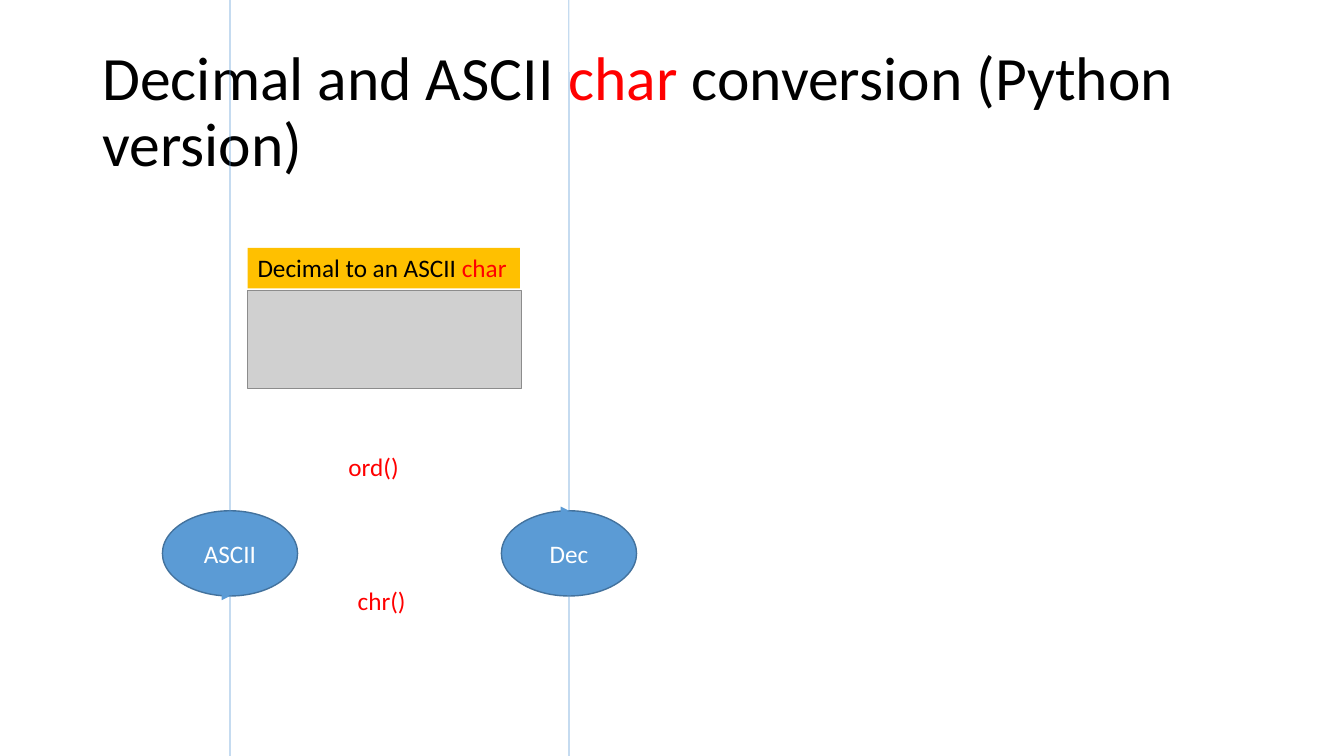
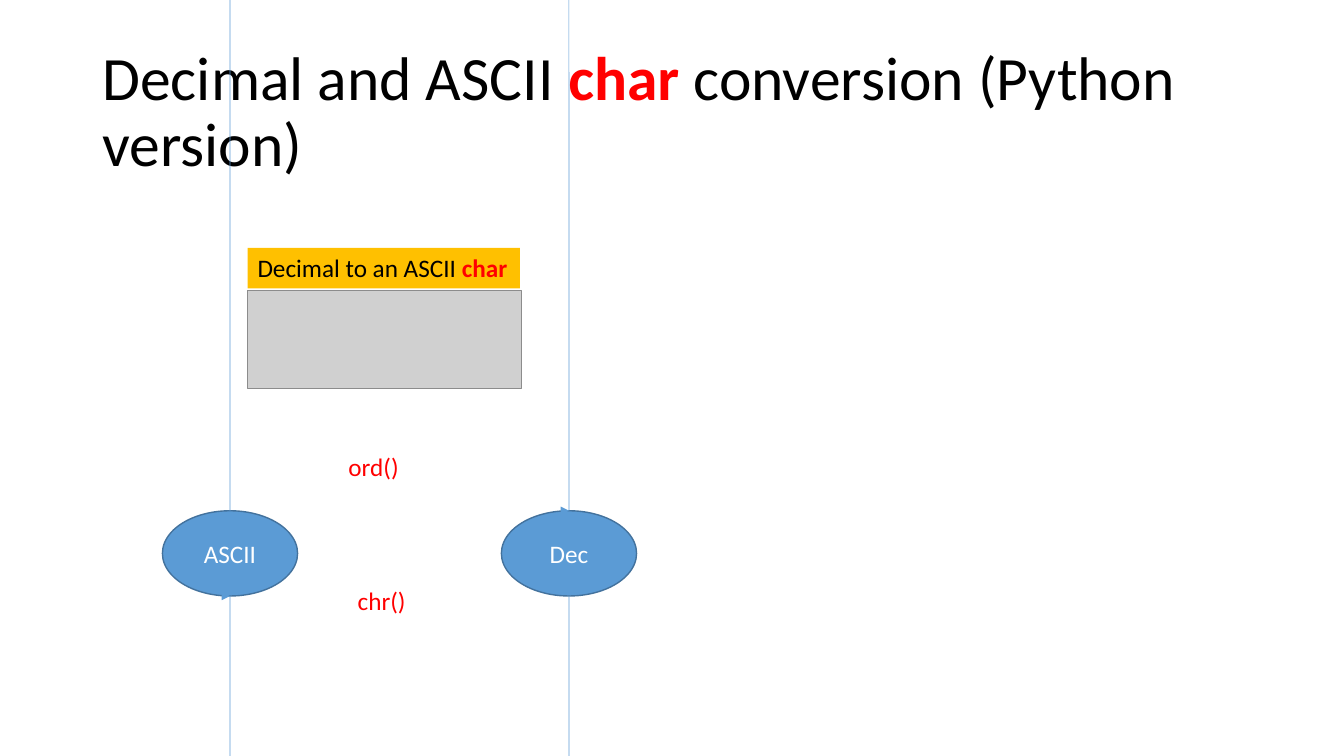
Before and after one commit to frankwxu/digital-forensics-lab, a slide deck: slide 21 of Basic_Computer_Skills_for_Forensics/0_Number_Systems.pptx. Drawn at 1344x756 pixels with LibreOffice and Linux fonts; fonts in the diff are those of the drawing; grey boxes stand for pictures; background and template pictures are left out. Boxes give left, top, right and bottom in pixels: in the first picture for what was removed or moved away, otherwise in the second. Text is boxed around its words. In the diff, an @@ line names an element or a change of style, - is before the commit and + after.

```diff
--- a/Basic_Computer_Skills_for_Forensics/0_Number_Systems.pptx
+++ b/Basic_Computer_Skills_for_Forensics/0_Number_Systems.pptx
@@ title "Decimal and ASCII char conversion ..." at (102, 48, 1175, 181): bold on in "char" @@
@@ rectangle "Decimal to an ASCII char" at (248, 248, 520, 288): bold on in "char" @@
```
Also in this commit, not shown: 1 other file.
